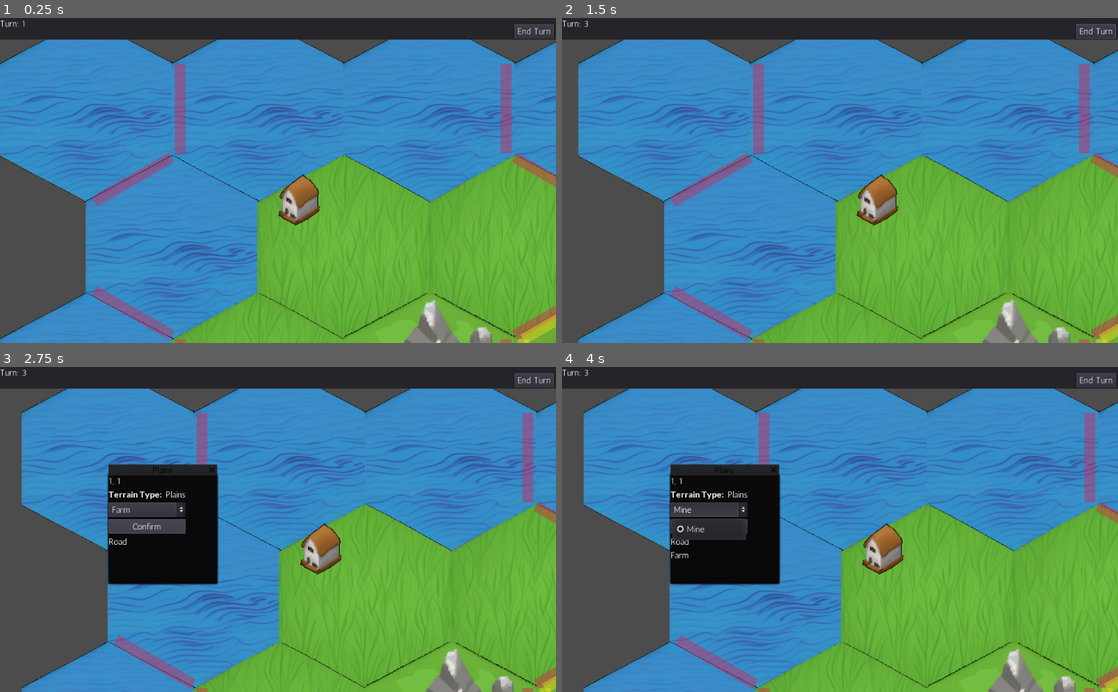
Above: before the commit, frames 1-4 (two rows, left to right).
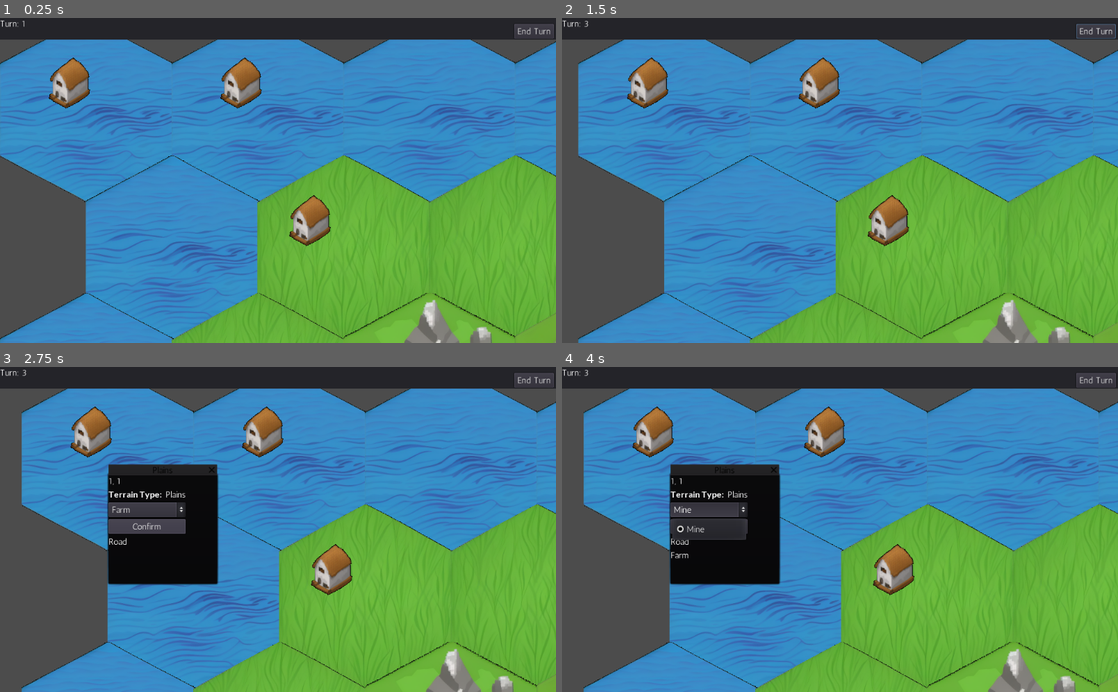
Above: after the commit, the same moments.

Repository: rantahar/city_states
Game: Godot game, scene res://hexmap.tscn
The game is run twice, just before and just after one commit, with the same random seed, the same clock (stepped at 60 frames per second) and the same inputs.
Inputs (mouse positions are in pixels of both pictures, inside the frame that each line leads up to):
- Up to frame 1 (0.25 s): no input
- Up to frame 2 (1.5 s): click "End Turn" at 0.5 s; tap Enter at 1.25 s; move the mouse to (962, 164) at 1.27 s; hold Right (ui_right) from 1.28 s (still down); click (962, 164) at 1.42 s
- Up to frame 3 (2.75 s): release Right (ui_right) at 2 s; click "Confirm" at 2 s
- Up to frame 4 (4 s): click "Confirm" at 2.75 s; click "Mine" at 3.5 s

The runs differ from the first frame. In frame 1, 5.9% of the frame differs, in the area x 8-100%, y 12-100%; in frame 2, 5.6%; in frame 3, 4.7%; in frame 4, 4.7%.

Commit message:
Move some classes to scenes to simplify things

Diff:
--- a/City.gd
+++ b/city/City.gd
@@ -1,4 +1,4 @@
-extends Node
+extends Node2D
 class_name City
 
 var tile  # The Tile that this City is located on.
@@ -21,3 +21,7 @@
 			neighbour.city_owner = self
 		if neighbour.player_owner == null:
 			neighbour.player_owner = player
+
+
+func _ready():
+	pass
--- /dev/null
+++ b/city/City.tscn
@@ -0,0 +1,11 @@
+[gd_scene load_steps=3 format=2]
+
+[ext_resource path="res://city/City.gd" type="Script" id=1]
+[ext_resource path="res://sprites/building_2.png" type="Texture" id=2]
+
+[node name="City" type="Node2D"]
+script = ExtResource( 1 )
+
+[node name="Sprite" type="Sprite" parent="."]
+position = Vector2( 167, 166 )
+texture = ExtResource( 2 )
--- a/game.gd
+++ b/game.gd
@@ -1,4 +1,6 @@
 extends Node2D
+var city_scene = load("res://city/City.tscn")
+var tile_scene = load("res://tile/Tile.tscn")
 
 var players = [
 	LocalHumanPlayer.new(0),
@@ -25,9 +27,11 @@
 	pass
 
 func create_city(tile, player):
-	var city =  City.new(tile, player)
-	tile.city = city
-	cities.append(city)
+	var map = $Map
+	var city = city_scene.instance()
+	map.add_child(city)
+	print("T", tile.position, tile.x, tile.y)
+	city.position = tile.position
 
 	var building_layer = get_node("Map/BuildingLayer")
 	building_layer.update_borders()
@@ -39,7 +43,13 @@
 	for i in range(grid_width):
 		grid.append([])
 		for j in range(grid_height):
-			grid[i].append(Tile.new(map[j][i], i, j))
+			var tile = tile_scene.instance()
+			tile.setup(map[j][i], i, j)
+			if j % 2 == 1:
+				tile.position = Vector2(i*316 + 127, j*254)
+			else:
+				tile.position = Vector2(i*316, j*254)
+			grid[i].append(tile)
 
 	for i in range(grid_width):
 		for j in range(grid_height):
@@ -66,13 +76,13 @@
 					tile.neighbours[direction] = grid[int(pos.x)][int(pos.y)]
 
 
+	create_city(grid[0][0], players[0])
+	create_city(grid[1][0], players[0])
 	create_city(grid[1][1], players[0])
 	create_city(grid[3][3], players[1])
 
 	$Map.connect("tile_clicked", $UI/TilePopup, "_on_tile_clicked")
 	$UI/TopPanel.connect("end_turn_button_pressed", self, "end_turn")
-
-	call_deferred("create_initial_cities")
 
 
 func update_turn_label():
--- a/project.godot
+++ b/project.godot
@@ -14,10 +14,10 @@
 "language": "GDScript",
 "path": "res://player/AIPlayer.gd"
 }, {
-"base": "Node",
+"base": "Node2D",
 "class": "City",
 "language": "GDScript",
-"path": "res://City.gd"
+"path": "res://city/City.gd"
 }, {
 "base": "Player",
 "class": "LocalHumanPlayer",
@@ -34,10 +34,10 @@
 "language": "GDScript",
 "path": "res://player/RemotePlayer.gd"
 }, {
-"base": "Reference",
+"base": "Node2D",
 "class": "Tile",
 "language": "GDScript",
-"path": "res://Tile.gd"
+"path": "res://tile/Tile.gd"
 } ]
 _global_script_class_icons={
 "AIPlayer": "",
--- a/Tile.gd
+++ b/tile/Tile.gd
@@ -1,4 +1,4 @@
-extends Reference
+extends Node2D
 class_name Tile
 
 enum Terrain { PLAINS, MOUNTAIN, FOREST, WATER }
@@ -26,7 +26,7 @@
 }
 
 
-func _init(_terrain = Terrain.PLAINS, _x = 0, _y = 0):
+func setup(_terrain = Terrain.PLAINS, _x = 0, _y = 0):
 	terrain = _terrain
 	x = _x
 	y = _y
--- /dev/null
+++ b/tile/Tile.tscn
@@ -0,0 +1,6 @@
+[gd_scene load_steps=2 format=2]
+
+[ext_resource path="res://tile/Tile.gd" type="Script" id=1]
+
+[node name="Tile" type="Node2D"]
+script = ExtResource( 1 )
Binary file added: sprites/ground_tiles.png
Binary file added: sprites/ground_tiles_1.png
Binary file added: sprites/houses.png
Binary file added: sprites/longhouse.png
Binary file added: sprites/town.png
Binary file added: sprites/town_medieval.png
Not shown, added: .copilotignore
Not shown, added: sprites/ground_tiles.xcf
